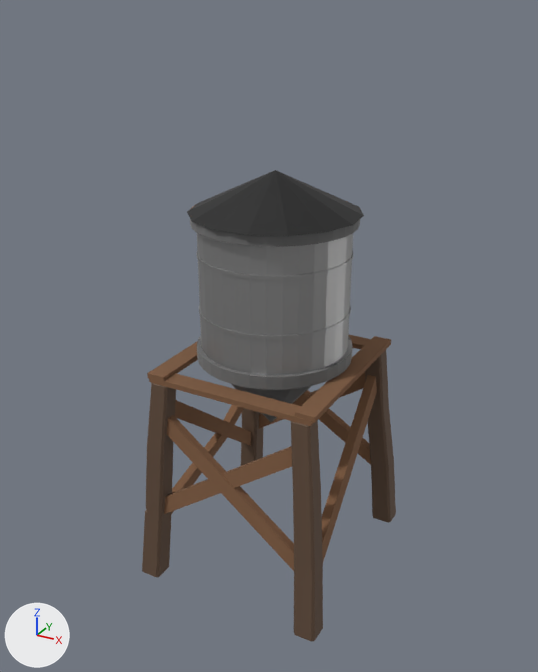
What one commit did to the FBX model Faming_Unity_Project/Assets/Prefabs/seed storage.fbx.
Both versions are drawn from a camera (50 mm lens) standing at (3.12, -5.79, 4.17) and looking at (-0.03, -0.06, 1.31). The lights are fixed; the arrows at lower left show +X, +Y and +Z. Where no turn or scale is listed for an object, it has been applied to the vertices.
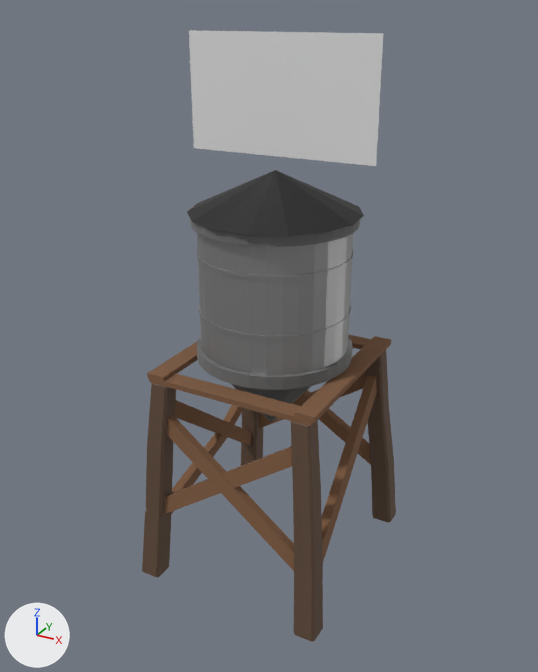
Where the change shows, as pixel boxes (x1, y1, x2, y2) in the pictures (538 x 672 px):
'Seed', added
    after: (189, 30, 383, 166)

The change, as a diff of the scene's bpy script:
```diff
--- a/Faming_Unity_Project/Assets/Prefabs/seed storage.fbx.py
+++ b/Faming_Unity_Project/Assets/Prefabs/seed storage.fbx.py
@@ mat_seed @@
+mat_seed = principled_material('Seed')
+mat_seed.base_color = (0.8, 0.8, 0.8)  # white #e7e7e7
@@ me_seed @@
+me_seed.from_pydata([(-0.89, 0.0, -0.5), (0.89, 0.0, -0.5), (-0.89, 0.0, 0.5), (0.89, 0.0, 0.5)], [], [(0, 1, 3, 2)])
+me_seed.materials.append(mat_seed)  # white #e7e7e7
@@ ob_seed @@
+ob_seed = bpy.data.objects.new('Seed', me_seed)
+ob_seed.location = (0.05, -0.02, 3.5)
```
